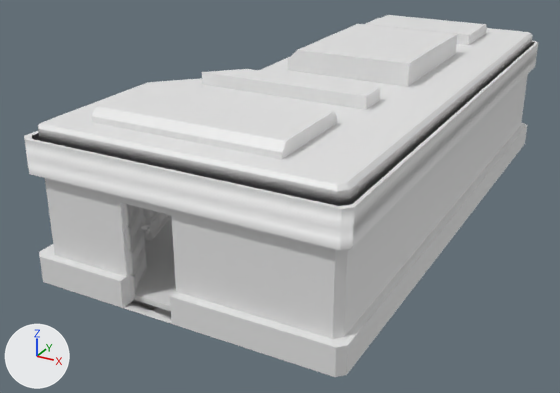
Before and after pictures for a commit that changed the FBX model CyberSamurai/Assets/Models/Door Buildings/DoorBuilding01.fbx.
Rendered twice from a 50 mm lens placed at (20.3, -49.5, 20.0), pointed at (-3.0, -7.2, -1.1). The lights are fixed; the arrows at lower left show +X, +Y and +Z. Where no turn or scale is listed for an object, it has been applied to the vertices.

Names of what the first picture shows: 'DoorBuilding01', 'DoorBuilding01_Door2', 'DoorBuilding01_Door3'.
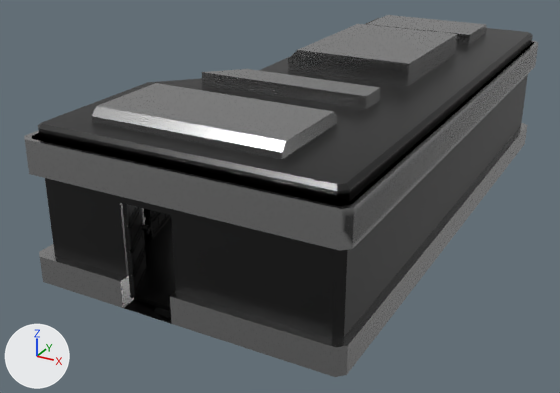
Commit message: Fixed Spawn Building Holes

Edits to the scene script, one JSON object a line:
```json
{"op": "set", "path": "mat_metalic_light_gray.base_color", "old": "(0.8, 0.8, 0.8)", "new": "(0.0509, 0.0509, 0.0509)", "note": "white #e7e7e7 -> black #404040"}
{"op": "set", "path": "mat_metalic_light_gray.metallic", "old": "0.0", "new": "1.0"}
{"op": "set", "path": "mat_metalic_light_gray.roughness", "old": "0.5", "new": "0.317"}
{"op": "set", "path": "mat_metalic_dark_gray.base_color", "old": "(0.8, 0.8, 0.8)", "new": "(0.442, 0.442, 0.442)", "note": "white #e7e7e7 -> grey #b1b1b1"}
{"op": "set", "path": "mat_metalic_dark_gray.metallic", "old": "0.0", "new": "1.0"}
{"op": "set", "path": "mat_metalic_dark_gray.roughness", "old": "0.5", "new": "0.25"}
{"block": "me_cube_002", "where": "# used by ob_doorbuilding01; location = (-0.11, -0.53, 0.3)"}
{"op": "remove", "block": "me_cube_002", "code": "me_cube_002.from_pydata(...)  # 2869 vertices, 2821 faces; spans x -10.3..8.7, y -21.8..15.2, z -2.4..8.3"}
{"op": "add", "block": "me_cube_002", "code": "me_cube_002.from_pydata(...)  # 2869 vertices, 2983 faces; spans x -10.3..8.7, y -21.8..15.2, z -2.4..8.3"}
{"block": "me_cube_002", "change": "me_cube_002 part 1"}
{"block": "me_cube_002", "change": "90 faces are deleted"}
{"block": "me_cube_002", "change": "230 new faces join them, mat_metalic_light_gray (black #404040)"}
{"block": "me_cube_002", "change": "22 new faces join them, mat_metalic_dark_gray (grey #b1b1b1)"}
```

Where the change shows, as pixel boxes (x1, y1, x2, y2) in the pictures (560 x 393 px):
```json
{"object": "DoorBuilding01", "change": "recoloured, surface changed", "before": [24, 15, 539, 377], "after": [24, 15, 539, 377], "on screen": "white to grey"}
{"object": "DoorBuilding01_Door2", "change": "recoloured, surface changed", "before": [122, 203, 152, 299], "after": [122, 203, 152, 299], "on screen": "grey to black"}
{"object": "DoorBuilding01_Door3", "change": "recoloured, surface changed", "before": [144, 209, 171, 240], "after": [144, 209, 171, 240], "on screen": "grey to black"}
{"part": 1, "of": "me_cube_002", "change": "built on", "before": [27, 18, 529, 306], "after": [27, 18, 529, 306]}
```
